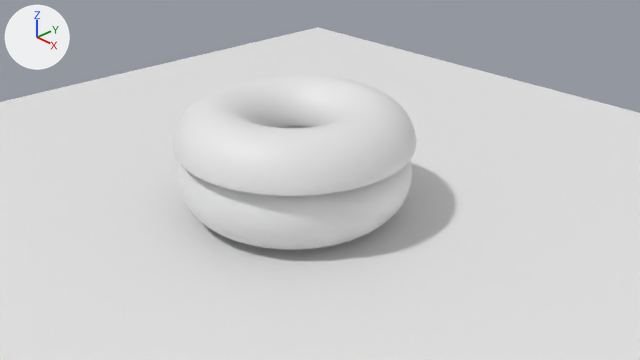
What one commit did to the Blender file Models/Donut/Noah.blend.
Before and after are seen from the file's camera 'Camera'. The lights are fixed; the arrows at upper left show +X, +Y and +Z.
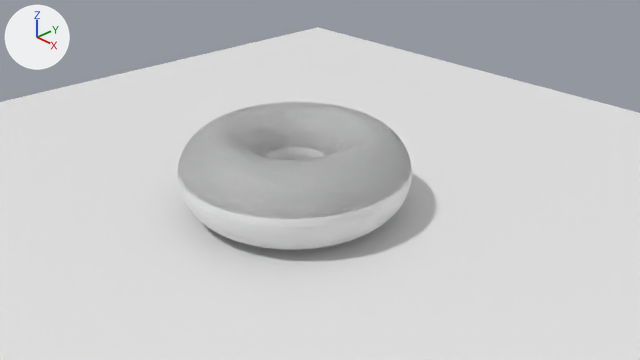
Patch to the scene script:
```diff
--- a/Models/Donut/Noah.blend.py
+++ b/Models/Donut/Noah.blend.py
@@ me_torus_001 @@
 # used by ob_torus_001; location = (0.01, 0.0, 0.62)
-me_torus_001.from_pydata(...)  # 2048 vertices, 2048 faces; spans x -1.82..1.82, y -1.82..1.82, z -0.64..0.64
+me_torus_001.from_pydata(...)  # 3136 vertices, 3072 faces; spans x -1.82..1.82, y -1.82..1.82, z -0.64..0.64
+# me_torus_001 part 1: a new loose piece of 1088 vertices spanning x -1.82..1.82, y -1.82..1.82, z 0.0..0.64
@@ ob_torus_000 @@
-ob_torus_000 = bpy.data.objects.new('Torus.000', me_torus_002)
-ob_torus_000.location = (-0.1, -0.26, 0.55)
-ob_torus_000.scale = (1.02, 1.02, 1.02)
-_m = ob_torus_000.modifiers.new('Solidify', 'SOLIDIFY')
-_m.thickness = 0.071
-_m.nonmanifold_thickness_mode = 'FIXED'
-_m.nonmanifold_merge_threshold = 0.0003
-_m = ob_torus_000.modifiers.new('Subsurf', 'SUBSURF')
-_m.levels = 4
-_m.render_levels = 4
```

Boxes (x1, y1, x2, y2) around the edits, measured in the pictures (640 x 360 px):
'Torus.000', deleted
    before: (173, 74, 416, 196)
part 1 of me_torus_001, added
    after: (177, 102, 412, 228)
